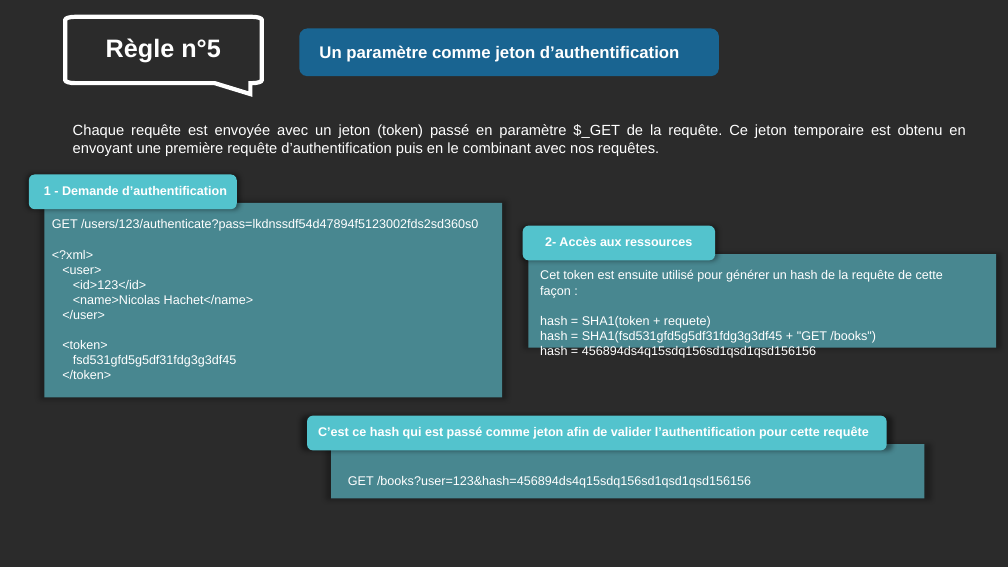
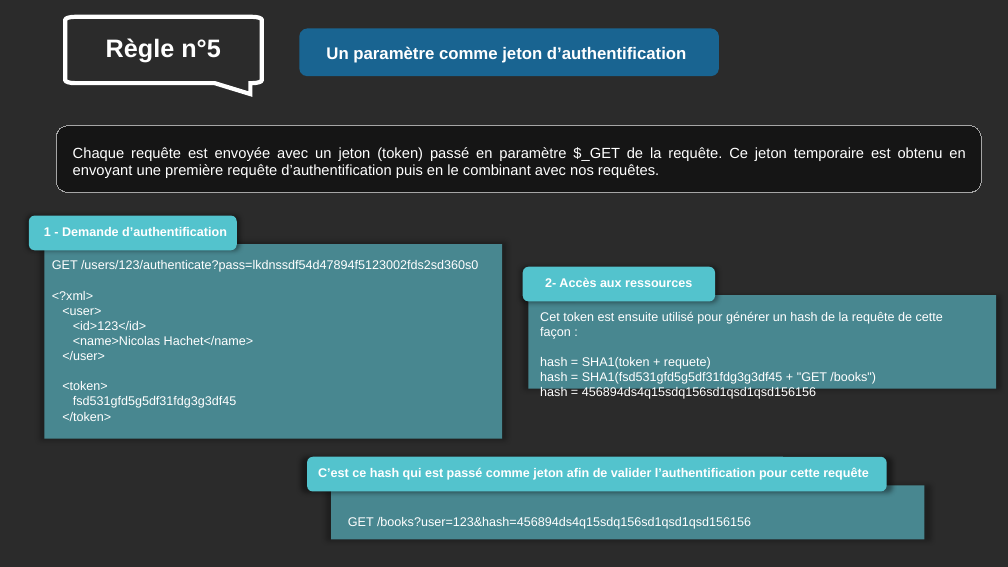
Before and after one commit to Mario-35/api-prestentation, a slide deck: slide 14 of prestentation.pptx. Drawn at 1008x567 pixels with LibreOffice and Linux fonts; fonts in the diff are those of the drawing; background and template pictures are left out; a plain dark background stands for a picture behind light text. Boxes give left, top, right and bottom in pixels: in the first picture for what was removed or moved away, otherwise in the second. Text is boxed around its words. In the diff, an @@ line names an element or a change of style, - is before the commit and + after.

```diff
--- a/prestentation.pptx
+++ b/prestentation.pptx
@@ text "Un paramètre comme jeton d’authentification": place and size @@
-text "Un paramètre comme jeton d’authentification" at box(319, 45, 679, 62)
+text "Un paramètre comme jeton d’authentification" at box(326, 46, 686, 63)
@@ rounded rectangle added at box(57, 126, 982, 192), fill #000000 at 50% opacity, outline #A6A6A6 0.75 pt @@
@@ text "Chaque requête est envoyée avec ...": place and size @@
-text "Chaque requête est envoyée avec ..." at box(73, 124, 965, 156)
+text "Chaque requête est envoyée avec ..." at box(73, 147, 965, 178)
@@ 6 texts, 3 rectangles, 3 rounded rectangles: place and size @@
-6 texts, 3 rectangles, 3 rounded rectangles at box(29, 175, 997, 499)
+6 texts, 3 rectangles, 3 rounded rectangles at box(29, 216, 997, 540)
```
Also in this commit, not shown: 10 other slides changed, 2 slides added.
